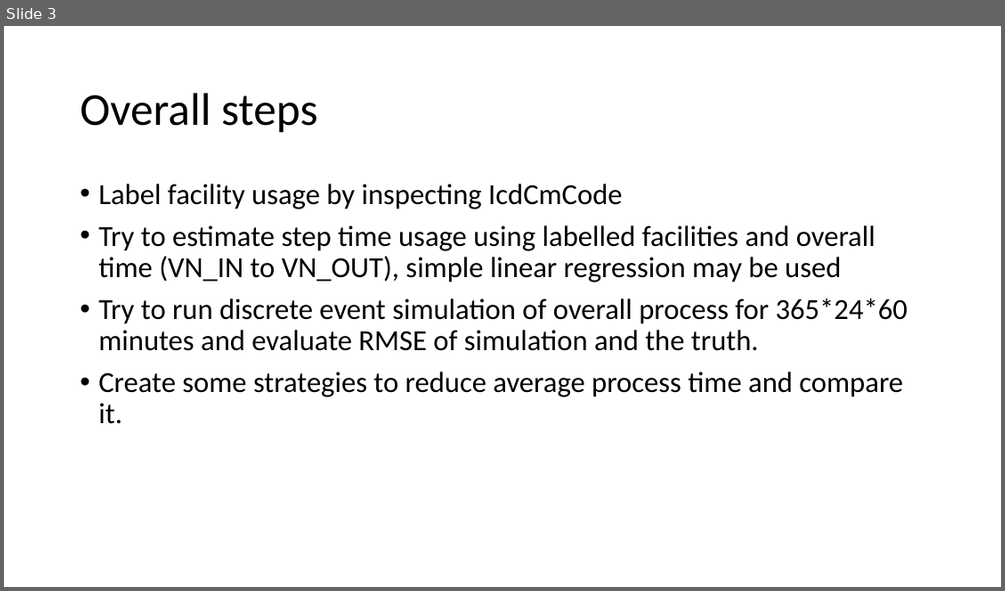
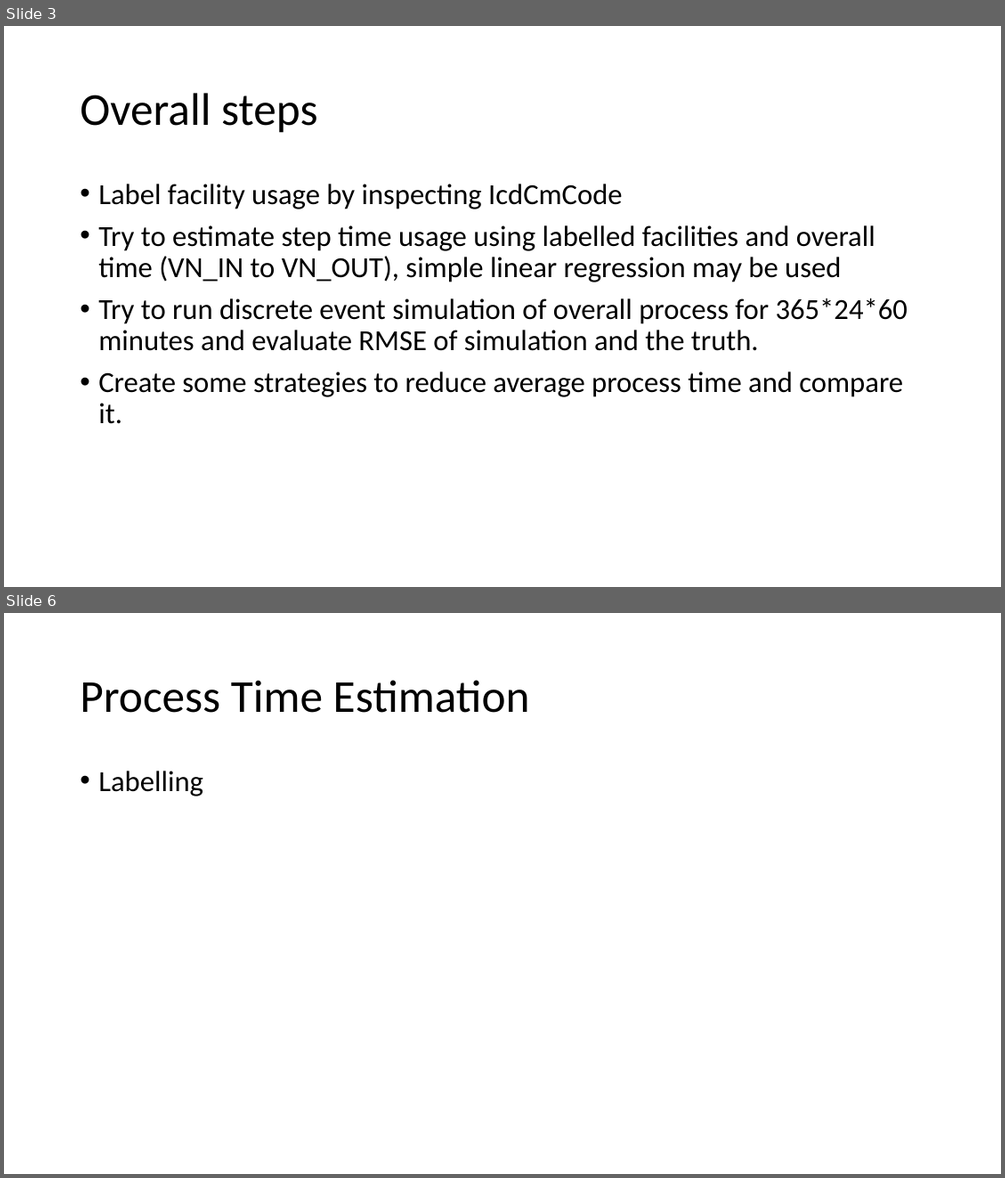
Before and after one commit to kawin7538/ds_hospital_project, a slide deck: memo_presentation/memo.pptx. Shown one above the other, each under a label of ours: slide 3 before the commit, slides 3 and 6 after it; the slides between them are not shown. The pictures are 1005x591 and 1005x1178 pixels, drawn with LibreOffice and Linux fonts; fonts in the diff are those of the drawing. Boxes give left, top, right and bottom in pixels: in the first picture for what was removed or moved away, otherwise in the second. Text is boxed around its words. In the diff, an @@ line names an element or a change of style, - is before the commit and + after.

```diff
--- a/memo_presentation/memo.pptx
+++ b/memo_presentation/memo.pptx
@@ slide 6 added at <box>4,613,1001,1174</box>, background #FFFFFF @@
@@ title added at <box>80,680,530,713</box>, 44 pt, text #000000 @@
+Process Time Estimation
@@ text added at <box>98,771,203,796</box>, 28 pt, text #000000 @@
+• Labelling
```
Also in this commit, not shown: 9 other slides added, 6 other files.
